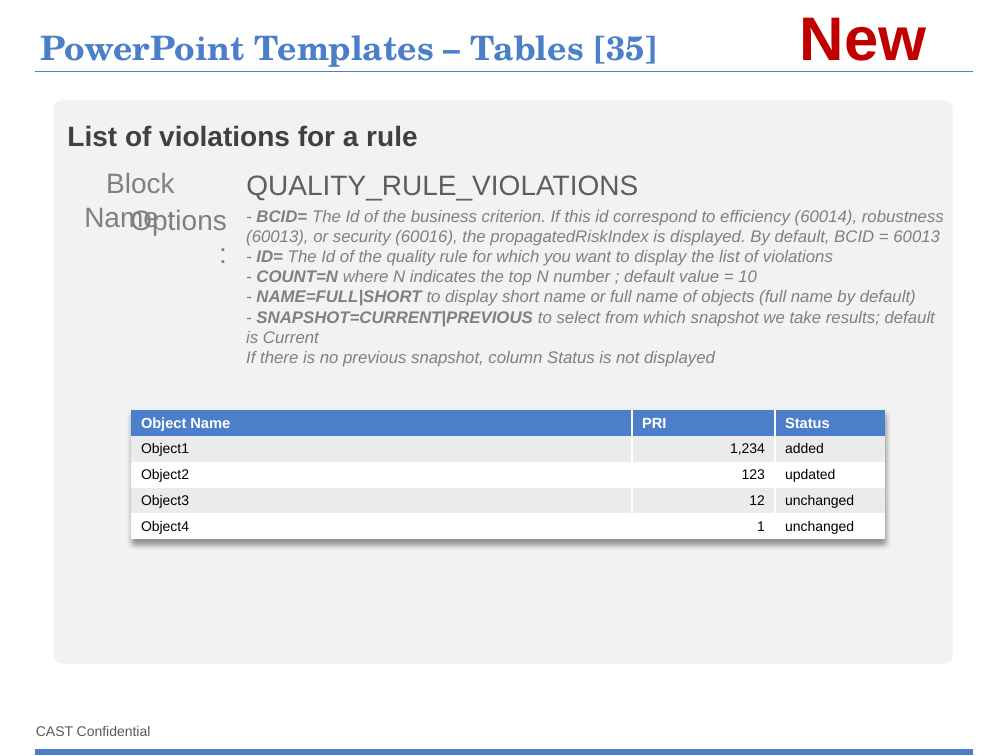
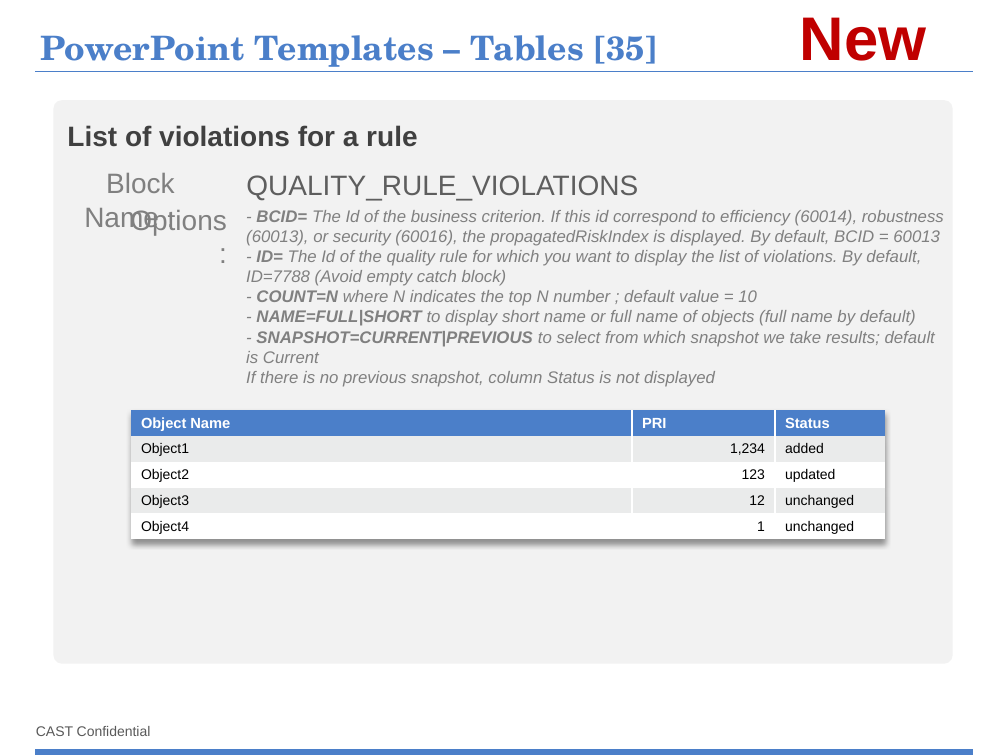
Before and after one commit to CAST-projects/ReportGenerator, a slide deck: slide 66 of CastReporting.Reporting/TemplatesFiles/1- Powerpoint-components-library.pptx. Drawn at 1008x756 pixels with LibreOffice and Linux fonts; fonts in the diff are those of the drawing; background and template pictures are left out. Boxes give left, top, right and bottom in pixels: in the first picture for what was removed or moved away, otherwise in the second. Text is boxed around its words. In the diff, an @@ line names an element or a change of style, - is before the commit and + after.

```diff
--- a/CastReporting.Reporting/TemplatesFiles/1- Powerpoint-components-library.pptx
+++ b/CastReporting.Reporting/TemplatesFiles/1- Powerpoint-components-library.pptx
@@ text at [246, 210, 944, 306]: text changed @@
-- BCID= The Id of the business criterion. If this id correspond to efficiency (60014), robustness (60013), or security (60016), the propagatedRiskIndex is displayed. By default, BCID = 60013
-- ID= The Id of the quality rule for which you want to display the list of violations
-- COUNT=N where N indicates the top N number ; default value = 10
+- BCID= The Id of the business criterion. If this id correspond to efficiency (60014), robustness (60013), or security (60016), the propagatedRiskIndex is displayed. By default, BCID = 60013
+- ID= The Id of the quality rule for which you want to display the list of violations. By default, ID=7788 (Avoid empty catch block)
+- COUNT=N where N indicates the top N number ; default value = 10
```
Also in this commit, not shown: 3 other slides changed, 19 other files.
